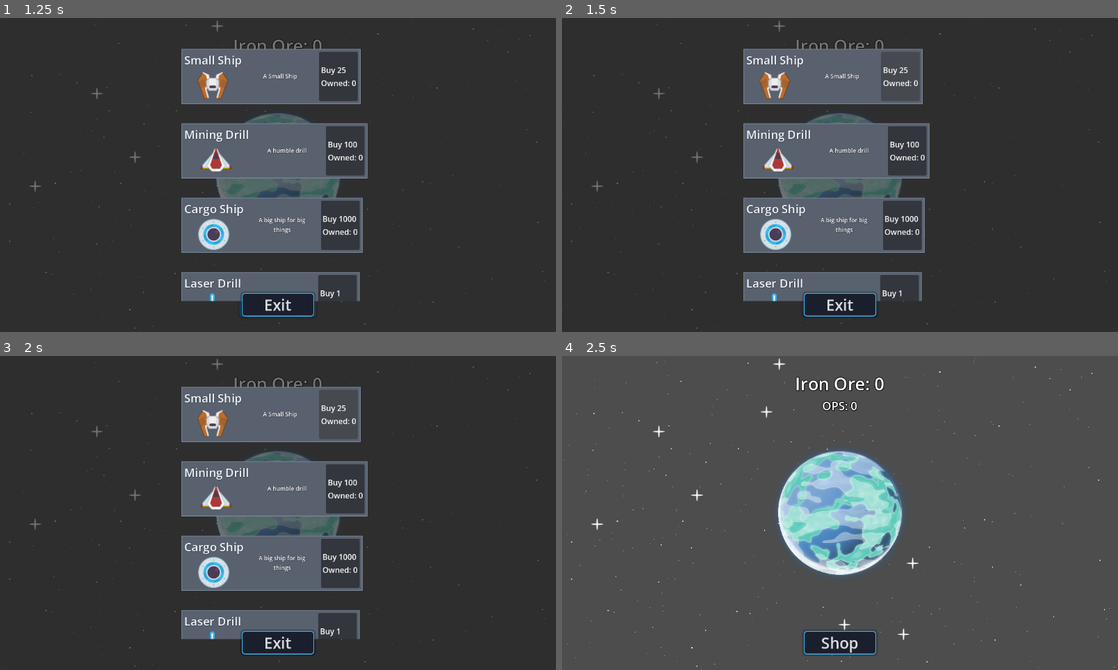
Above: before the commit, frames 1-4 (two rows, left to right).
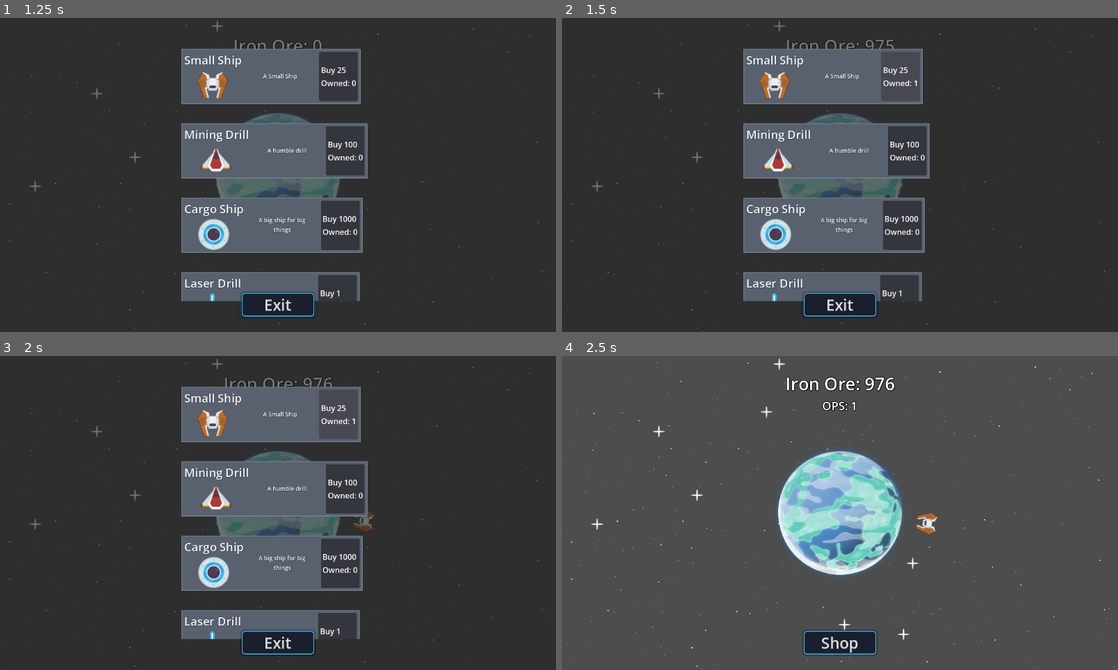
Above: after the commit, the same moments.

Repository: AllanSechrist/Tap
Game: Godot game, scene res://level/sand_box.tscn
The game is run twice, just before and just after one commit, with the same random seed, the same clock (stepped at 60 frames per second) and the same inputs.
Inputs (mouse positions are in pixels of both pictures, inside the frame that each line leads up to):
- Up to frame 1 (1.25 s): click "Shop" at 0.5 s
- Up to frame 2 (1.5 s): click (901, 77) at 1.27 s
- Up to frame 3 (2 s): no input
- Up to frame 4 (2.5 s): click "Shop" at 2 s

Frame 1 is identical in both runs. In frame 2, 0.3% of the frame differs, in the area x 40-64%, y 6-54%; in frame 3, 0.4%; in frame 4, 0.7%, in the area x 40-68%, y 6-57%.

Commit message:
Start laser effect.

Diff:
--- a/Production/production_handler.gd
+++ b/Production/production_handler.gd
@@ -65,7 +65,8 @@
 			Events.update_ship_avatars.emit(item, inventory["small_ship"])
 		#END DEBUG
 	elif item is Upgrade:
-		pass
+		owned_upgrades[item.id] = inventory.get(item.id, 0) + amount
+		print(owned_upgrades)
 
 func _on_remove_item(item: Item, amount: int) -> void:
 	if item == null or amount <= 0:
--- a/ShipManager/ship_avatar.gd
+++ b/ShipManager/ship_avatar.gd
@@ -1,11 +1,41 @@
 extends Node2D
 class_name ShipAvatar
 
+const LASER_EFFECT = preload("uid://bsduwcnx8btvt")
+
 @onready var sprite_2d: Sprite2D = $Sprite2D
+@onready var laser_timer: Timer = $LaserTimer
+@export var fire_rate_min: float = 5.0
+@export var fire_rate_max: float = 10.0
+
 var target_position: Vector2
+var fire_target_position: Vector2
+
+func _ready() -> void:
+	randomize_fire_timer()
+	laser_timer.timeout.connect(_on_laser_timer_timeout)
+	laser_timer.wait_time = randf_range(fire_rate_min, fire_rate_max)
+	laser_timer.start(randf_range(0.1, laser_timer.wait_time))
+
+func _process(delta: float) -> void:
+	global_position = global_position.lerp(target_position, 6.0 * delta)
 
 func set_icon(texture: Texture2D) -> void:
 	sprite_2d.texture = texture
 
-func _process(delta: float) -> void:
-	global_position = global_position.lerp(target_position, 6.0 * delta)
+func randomize_fire_timer() -> void:
+	laser_timer.wait_time = randf_range(fire_rate_min, fire_rate_max)
+
+func fire_laser() -> void:
+	print("Ship fired a laser!")
+	var angle_to_target := global_position.angle_to_point(fire_target_position)
+	var laser = LASER_EFFECT.instantiate()
+	get_tree().current_scene.add_child(laser)
+	laser.global_position = global_position
+	laser.global_rotation = angle_to_target
+	laser.fire()
+
+func _on_laser_timer_timeout() -> void:
+	fire_laser()
+	randomize_fire_timer()
+	laser_timer.start()
--- a/ShipManager/ship_avatar.tscn
+++ b/ShipManager/ship_avatar.tscn
@@ -7,3 +7,5 @@
 
 [node name="Sprite2D" type="Sprite2D" parent="." unique_id=389035746]
 scale = Vector2(0.5, 0.5)
+
+[node name="LaserTimer" type="Timer" parent="." unique_id=659317201]
--- a/ShipManager/ship_avatar_manager.gd
+++ b/ShipManager/ship_avatar_manager.gd
@@ -22,6 +22,7 @@
 	add_child(ship)
 	ship.set_icon(texture)
 	ship.global_position = planet.global_position
+	ship.fire_target_position = planet.global_position
 	ships.append(ship)
 	update_ship_targets()
 
@@ -35,6 +36,7 @@
 		var angle := orbit_rotation + (float(i) / count) * TAU
 		var offset := Vector2.RIGHT.rotated(angle) * orbit_radius
 		ship.target_position = planet.global_position + offset
+		ship.rotation = angle + PI - PI / 2.0
 
 func _on_inventory_change(ship: Ship, new_amount: int) -> void:
 	var current_amount := ships.size()
--- a/Shop/shop_handler.gd
+++ b/Shop/shop_handler.gd
@@ -4,6 +4,8 @@
 var pending_item: Item = null
 var pending_amount: int = 0
 @export var catalog: ShopCatalog
+@export var resource_handler: ResourceHandler
+@export var production_handler: ProductionHandler
 
 func _ready() -> void:
 	Events.perchase_request.connect(_on_perchase_request)
--- /dev/null
+++ b/assets/effects/laser_effect.gd
@@ -0,0 +1,12 @@
+extends Node2D
+class_name LaserEffect
+
+@onready var laser: CPUParticles2D = $CPUParticles2D
+
+func fire() -> void:
+	laser.restart()
+	laser.emitting = true
+
+	var total_time := laser.lifetime + 0.1
+	await get_tree().create_timer(total_time).timeout
+	queue_free()
--- /dev/null
+++ b/assets/effects/laser_effect.tscn
@@ -0,0 +1,25 @@
+[gd_scene format=3 uid="uid://bsduwcnx8btvt"]
+
+[ext_resource type="Script" uid="uid://dm6ocky5q2cej" path="res://assets/effects/laser_effect.gd" id="1_ld0jj"]
+
+[sub_resource type="Gradient" id="Gradient_ld0jj"]
+colors = PackedColorArray(0.34117648, 1, 1, 1, 1, 1, 1, 1)
+
+[node name="LaserEffect" type="Node2D" unique_id=794290899]
+script = ExtResource("1_ld0jj")
+
+[node name="CPUParticles2D" type="CPUParticles2D" parent="." unique_id=1696490495]
+emitting = false
+amount = 12
+one_shot = true
+explosiveness = 1.0
+spread = 35.0
+gravity = Vector2(0, 0)
+initial_velocity_min = 80.0
+initial_velocity_max = 140.0
+damping_min = 20.0
+damping_max = 40.0
+scale_amount_min = 2.0
+scale_amount_max = 5.0
+color = Color(0.34117648, 1, 1, 1)
+color_ramp = SubResource("Gradient_ld0jj")
--- a/level/sand_box.tscn
+++ b/level/sand_box.tscn
@@ -18,10 +18,20 @@
 
 [node name="PlayerState" parent="." unique_id=440408427 instance=ExtResource("3_imhmf")]
 
+[node name="ResourceHandler" parent="PlayerState" index="0" unique_id=1272399113]
+resources = {
+0: 1000,
+1: 0,
+2: 0,
+3: 0
+}
+
 [node name="ShopHandler" parent="." unique_id=1164106857 instance=ExtResource("5_g1ufw")]
 
 [node name="ShipAvatarManager" parent="." unique_id=1873764770 node_paths=PackedStringArray("planet") instance=ExtResource("5_fk025")]
 planet = NodePath("../Planet")
+orbit_radius = 180.0
+rotation_speed = 0.05
 
 [node name="CanvasLayer" type="CanvasLayer" parent="." unique_id=289300718]
 script = ExtResource("5_1t3ia")
--- a/planets/planet.gd
+++ b/planets/planet.gd
@@ -41,18 +41,3 @@
 	tween.set_ease(Tween.EASE_OUT)
 	tween.tween_property(planet, "scale", animation_target, duration * 0.5)
 	tween.tween_property(planet, "scale", animation_original, duration * 0.5)
-#func shrink_planet() -> void:
-	#if tween:
-		#tween.kill()
-	#tween = create_tween()
-	#tween.set_trans(Tween.TRANS_SINE)
-	#tween.set_ease(Tween.EASE_OUT)
-	#tween.tween_property(planet, "scale", animation_target, duration)
-		#
-#func grow_planet() -> void:
-	#if tween:
-		#tween.kill()
-	#tween = create_tween()
-	#tween.set_trans(Tween.TRANS_SINE)
-	#tween.set_ease(Tween.EASE_OUT)
-	#tween.tween_property(planet, "scale", animation_original, duration)
Not shown, added: assets/effects/laser_effect.gd.uid
